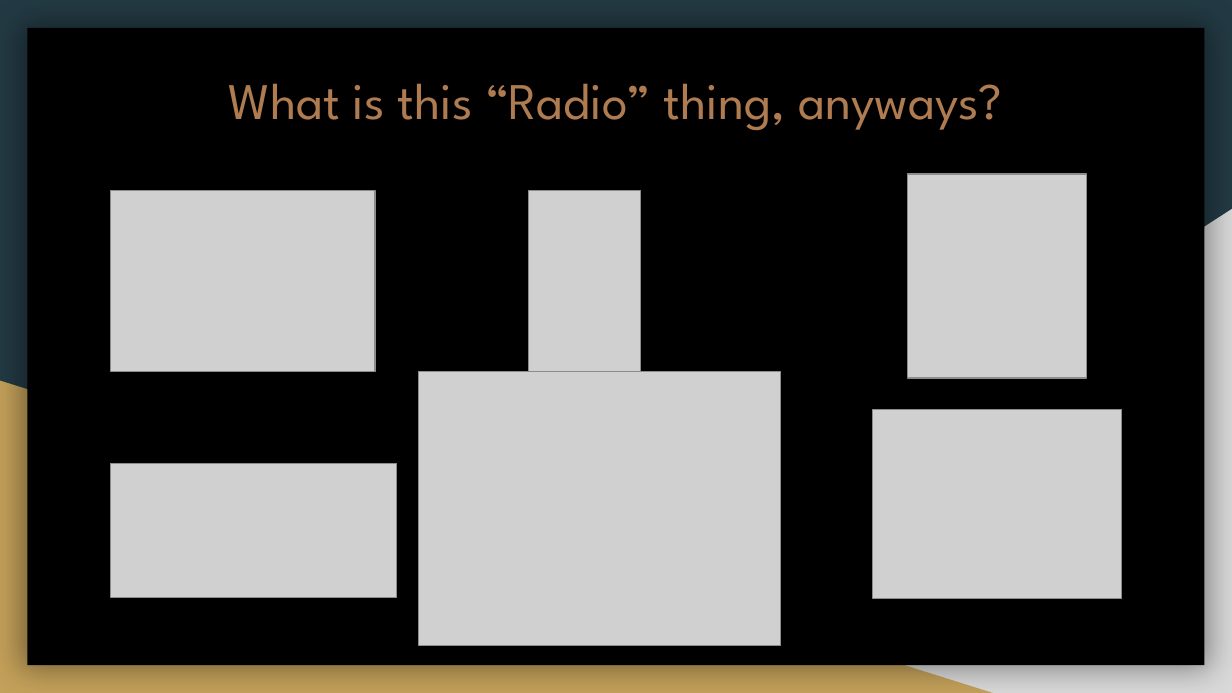
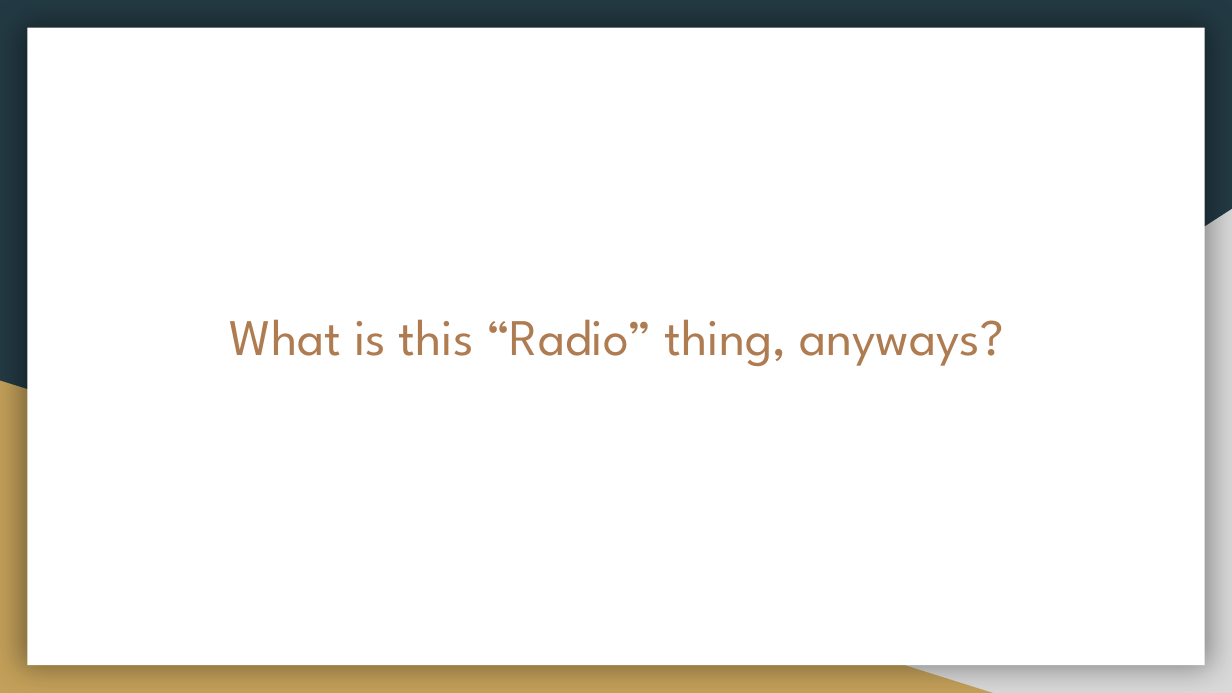
Before and after one commit to backwardn/siginttablet, a slide deck: slide 3 of CircleCityCon 2019/RadioInstigator CCC version.pptx. Drawn at 1232x693 pixels with LibreOffice and Linux fonts; fonts in the diff are those of the drawing; grey boxes stand for pictures. Boxes give left, top, right and bottom in pixels: in the first picture for what was removed or moved away, otherwise in the second. Text is boxed around its words. In the diff, an @@ line names an element or a change of style, - is before the commit and + after.

```diff
--- a/CircleCityCon 2019/RadioInstigator CCC version.pptx
+++ b/CircleCityCon 2019/RadioInstigator CCC version.pptx
@@ rectangle at (27,28,1205,665): fill #000000 to #FFFFFF @@
@@ picture removed at (908,174,1087,378) @@
@@ picture removed at (111,191,376,371) @@
@@ picture removed at (529,191,641,371) @@
@@ title "What is this “Radio” thing, ...": place and size @@
-title "What is this “Radio” thing, ..." at (228,83,1002,130)
+title "What is this “Radio” thing, ..." at (230,319,1003,366)
@@ picture removed at (419,371,781,646) @@
@@ picture removed at (872,409,1121,598) @@
@@ picture removed at (111,463,397,598) @@
```
Also in this commit, not shown: 14 other slides changed, 16 slides added, 5 slides removed, 17 other files.
